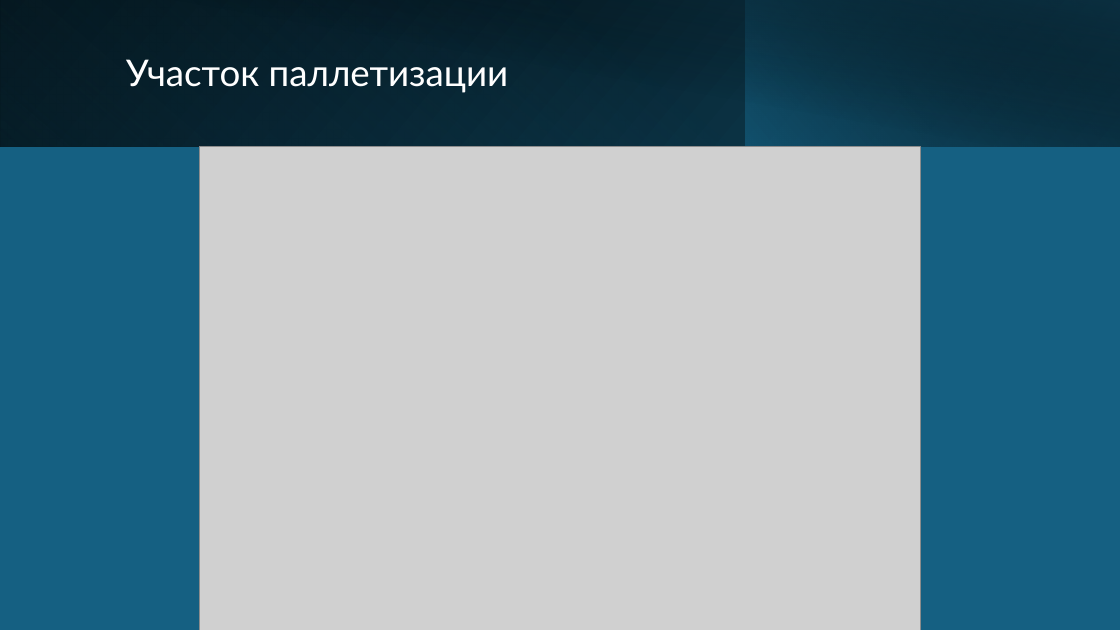
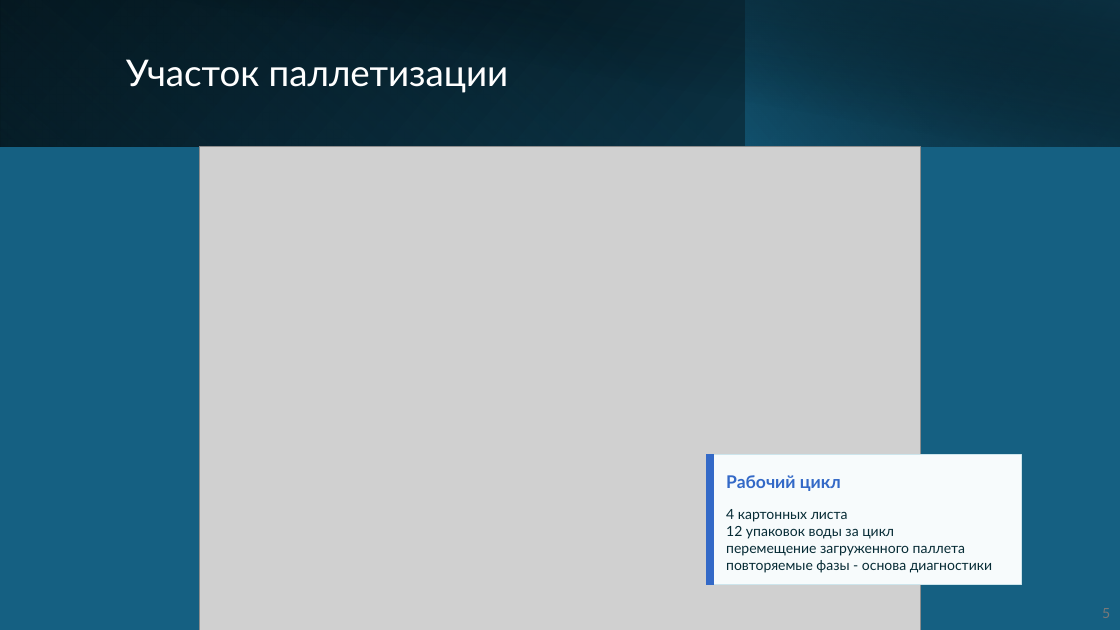
Before and after one commit to LionKMufasa/diplom_mem, a slide deck: slide 5 of вкр/Презентация ВКР 2026 Миронов Егор Максимович.pptx. Drawn at 1120x630 pixels with LibreOffice and Linux fonts; fonts in the diff are those of the drawing; grey boxes stand for pictures. Boxes give left, top, right and bottom in pixels: in the first picture for what was removed or moved away, otherwise in the second. Text is boxed around its words. In the diff, an @@ line names an element or a change of style, - is before the commit and + after.

```diff
--- a/вкр/Презентация ВКР 2026 Миронов Егор Максимович.pptx
+++ b/вкр/Презентация ВКР 2026 Миронов Егор Максимович.pptx
@@ rectangle added at (x1=707, y1=455, x2=1023, y2=585), fill #F7FBFC, outline #CDE5EC 0.9 pt @@
@@ rectangle added at (x1=707, y1=455, x2=713, y2=585), fill #3369C7, outline #3369C7 0 pt @@
@@ text added at (x1=726, y1=475, x2=841, y2=491), 15 pt, text #3369C7, bold @@
+Рабочий цикл
@@ text added at (x1=726, y1=509, x2=992, y2=573), 12 pt, text #062B35 @@
+4 картонных листа
+12 упаковок воды за цикл
+перемещение загруженного паллета
+повторяемые фазы - основа диагностики
@@ text added at (x1=1102, y1=608, x2=1110, y2=618), 12 pt, text #797979 @@
+5
```
Also in this commit, not shown: 14 other slides changed, 2 slides added, 2 slides removed, 20 other files.
